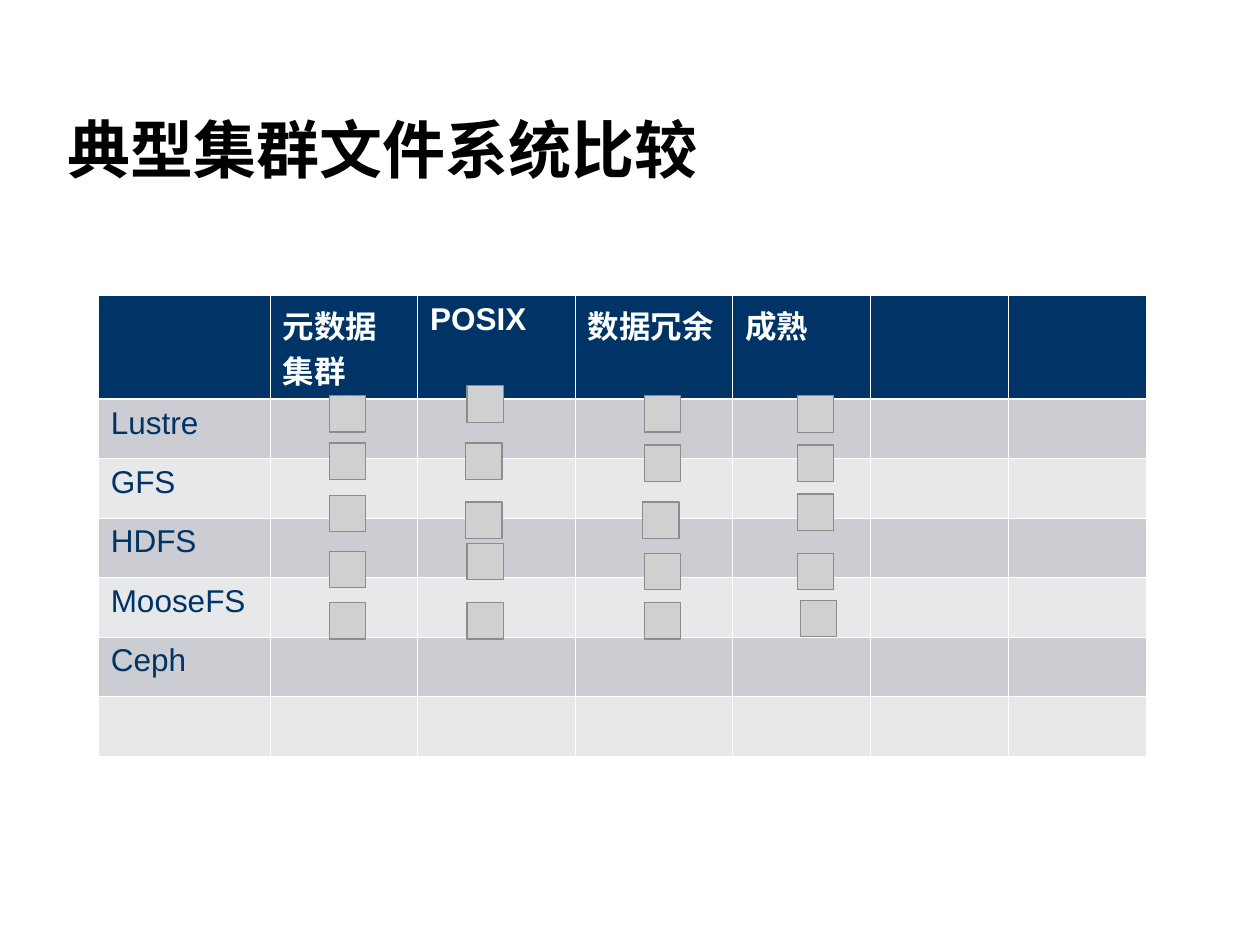
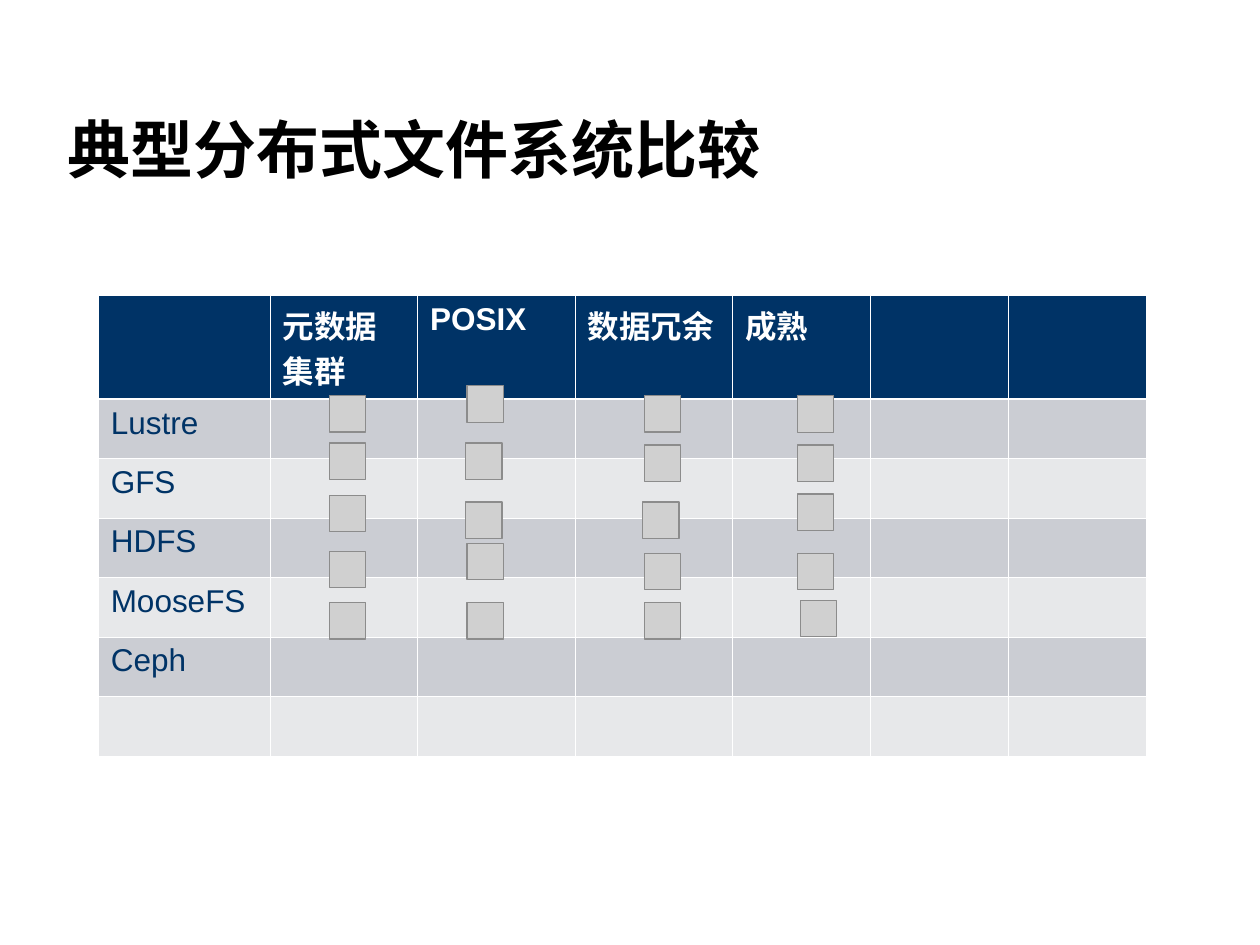
Before and after one commit to cheliequan/idning-paper, a slide deck: slide 4 of draft/答辩.ppt. Drawn at 1260x945 pixels with LibreOffice and Linux fonts; fonts in the diff are those of the drawing; grey boxes stand for pictures; background and template pictures are left out. Boxes give left, top, right and bottom in pixels: in the first picture for what was removed or moved away, otherwise in the second. Text is boxed around its words. In the diff, an @@ line names an element or a change of style, - is before the commit and + after.

```diff
--- a/draft/答辩.ppt
+++ b/draft/答辩.ppt
@@ title at (x1=67, y1=119, x2=760, y2=179): text changed @@
-典型集群文件系统比较
+典型分布式文件系统比较
```
Also in this commit, not shown: 7 other slides changed, 8 slides added, 9 slides removed, 1 other file.
